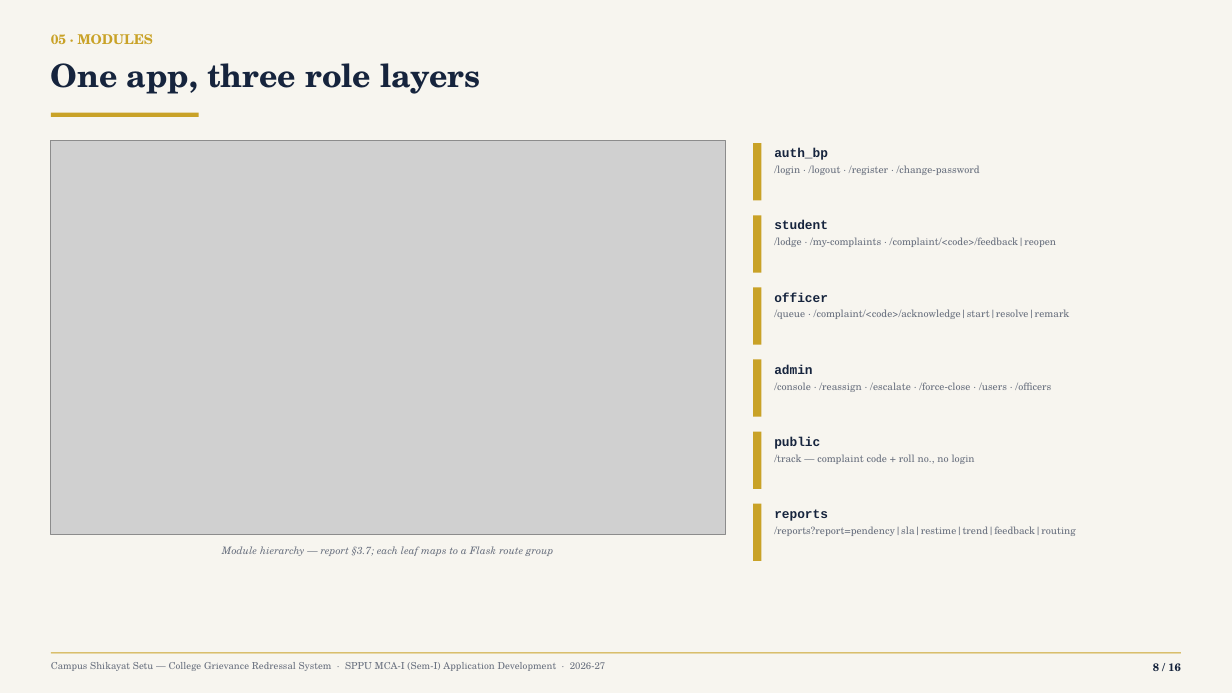
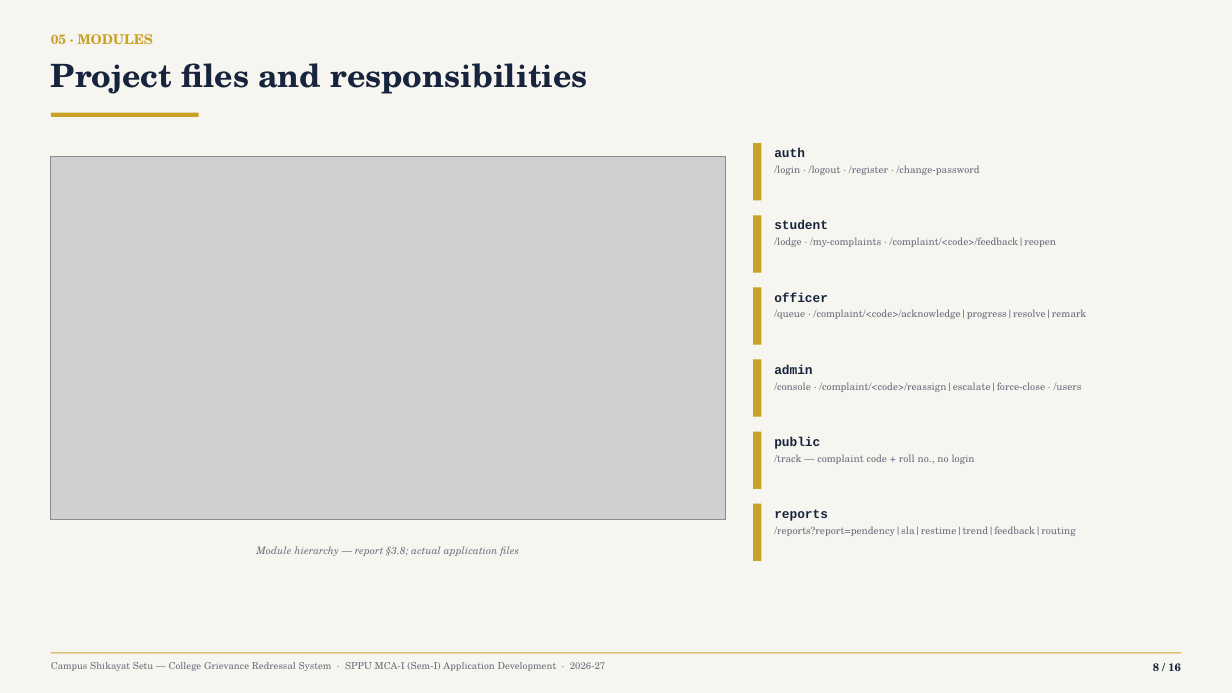
Before and after one commit to Yashwant-git392/Yashwant-git392, a slide deck: slide 8 of shikayat-setu/presentation/CampusShikayatSetu_MCA-Mini-Project_Review.pptx. Drawn at 1232x693 pixels with LibreOffice and Linux fonts; fonts in the diff are those of the drawing; grey boxes stand for pictures. Boxes give left, top, right and bottom in pixels: in the first picture for what was removed or moved away, otherwise in the second. Text is boxed around its words. In the diff, an @@ line names an element or a change of style, - is before the commit and + after.

```diff
--- a/shikayat-setu/presentation/CampusShikayatSetu_MCA-Mini-Project_Review.pptx
+++ b/shikayat-setu/presentation/CampusShikayatSetu_MCA-Mini-Project_Review.pptx
@@ text at <box>51,63,589,94</box>: text changed @@
-One app, three role layers
+Project files and responsibilities
@@ text at <box>774,148,805,157</box>: text changed @@
-auth_bp
+auth
@@ picture: place and size @@
-picture at <box>51,140,726,535</box>
+picture at <box>51,156,726,519</box>
@@ text at <box>774,309,1087,319</box>: text changed @@
-/queue · /complaint/<code>/acknowledge|start|resolve|remark
+/queue · /complaint/<code>/acknowledge|progress|resolve|remark
@@ text at <box>774,382,1082,392</box>: text changed @@
-/console · /reassign · /escalate · /force-close · /users · /officers
+/console · /complaint/<code>/reassign|escalate|force-close · /users
@@ text at <box>256,546,519,556</box>: text changed @@
-Module hierarchy — report §3.7; each leaf maps to a Flask route group
+Module hierarchy — report §3.8; actual application files
```
Also in this commit, not shown: 10 other slides changed, 17 other files.
